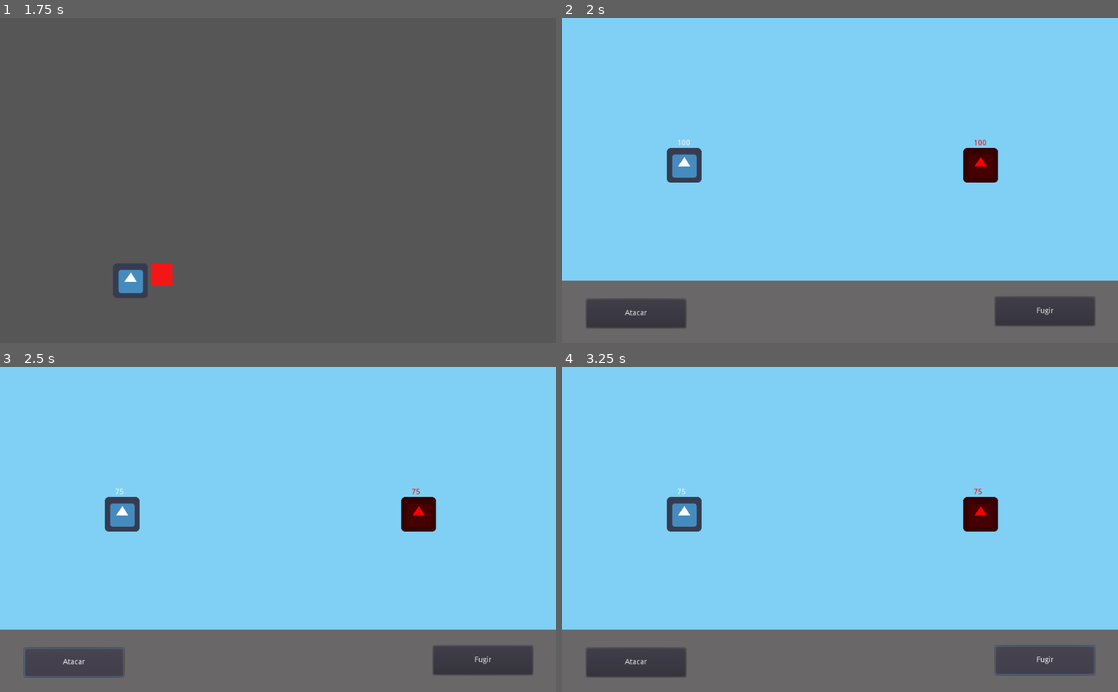
Above: before the commit, frames 1-4 (two rows, left to right).
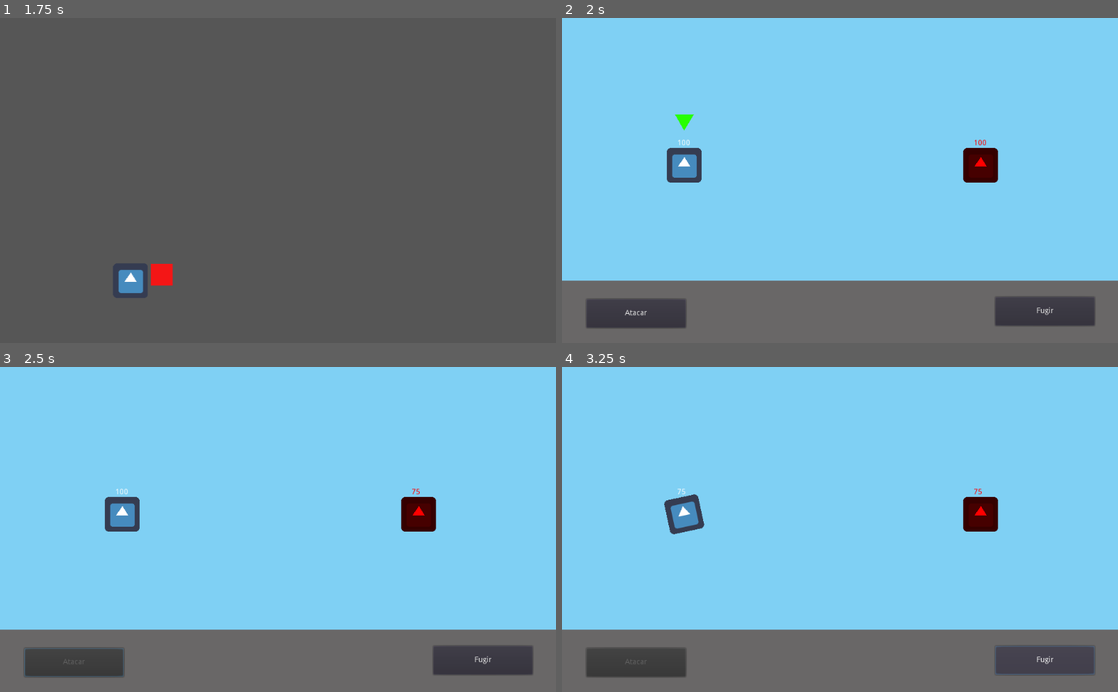
Above: after the commit, the same moments.

Repository: brunohlippert/MechaBots
Game: Godot game, scene res://Scenes/map/Home.tscn
The game is run twice, just before and just after one commit, with the same random seed, the same clock (stepped at 60 frames per second) and the same inputs. The engine's default icon, where the game draws it, is replaced by a stand-in: a white triangle on a blue panel in a dark square.
Inputs:
- Up to frame 1 (1.75 s): click "Iniciar" at 0.5 s; tap Enter at 1.25 s; hold Right (ui_right) from 1.28 s (still down)
- Up to frame 2 (2 s): keep holding Right (ui_right)
- Up to frame 3 (2.5 s): release Right (ui_right) at 2 s; click "Atacar" at 2 s
- Up to frame 4 (3.25 s): click "Fugir" at 2.75 s

Frame 1 is identical in both runs. In frame 2, less than 0.1% of the frame differs, in the area x 20-24%, y 29-35%; in frame 3, less than 0.1%; in frame 4, 0.2%, in the area x 11-26%, y 39-92%.

Commit message:
turns and arrow

Diff:
--- a/Scenes/characters/robots/Robot1.gd
+++ /dev/null
@@ -1,14 +0,0 @@
-extends KinematicBody2D
-
-
-export var life := 100
-export var damage := 25
-onready var tween := $DamageTween
-
-func _ready() -> void:
-	$Life.text = str(life)
-
-func getDamage(dam: int):
-
-	life -= dam
-	$Life.text = str(life)
--- /dev/null
+++ b/Scenes/characters/robots/RobotLogic.gd
@@ -0,0 +1,27 @@
+extends KinematicBody2D
+
+export var life := 100
+export var damage := 25
+var isGettingDamage := false
+var isMyTurn := false
+
+onready var animationPlayer := $AnimationPlayer
+onready var turnArrow := $TurnArrow
+
+func _ready() -> void:
+	turnArrow.visible = false
+	$Life.text = str(life)
+
+func setMyTurn(value: bool):
+	isMyTurn = value
+	turnArrow.visible = value
+
+func getDamage(dam: int):
+	isGettingDamage = true;
+	animationPlayer.play("damage")
+	life -= dam
+	$Life.text = str(life)
+
+func finishGettingDamage():
+	isGettingDamage = false
+	setMyTurn(true)
--- a/Scenes/characters/robots/Robot1.tscn
+++ b/Scenes/characters/robots/godot.tscn
@@ -1,7 +1,7 @@
 [gd_scene load_steps=6 format=2]
 
 [ext_resource path="res://icon.png" type="Texture" id=1]
-[ext_resource path="res://Scenes/characters/robots/Robot1.gd" type="Script" id=2]
+[ext_resource path="res://Scenes/characters/robots/RobotLogic.gd" type="Script" id=2]
 
 [sub_resource type="RectangleShape2D" id=1]
 extents = Vector2( 31, 31.5 )
@@ -9,7 +9,7 @@
 [sub_resource type="Animation" id=2]
 length = 0.001
 tracks/0/type = "value"
-tracks/0/path = NodePath("Icon:scale")
+tracks/0/path = NodePath("Icon:rotation_degrees")
 tracks/0/interp = 1
 tracks/0/loop_wrap = true
 tracks/0/imported = false
@@ -18,33 +18,36 @@
 "times": PoolRealArray( 0 ),
 "transitions": PoolRealArray( 1 ),
 "update": 0,
-"values": [ Vector2( 1, 1 ) ]
+"values": [ 0.0 ]
 }
 
 [sub_resource type="Animation" id=3]
 resource_name = "damage"
 tracks/0/type = "value"
-tracks/0/path = NodePath("Icon:scale")
+tracks/0/path = NodePath("Icon:rotation_degrees")
 tracks/0/interp = 1
 tracks/0/loop_wrap = true
 tracks/0/imported = false
 tracks/0/enabled = true
 tracks/0/keys = {
-"times": PoolRealArray( 0, 0.4, 1 ),
-"transitions": PoolRealArray( 1, 1, 1 ),
+"times": PoolRealArray( 0, 0.1, 0.2, 0.3, 0.4 ),
+"transitions": PoolRealArray( 1, 0.965936, 1, 1, 1 ),
 "update": 0,
-"values": [ Vector2( 1, 1 ), Vector2( 2, 2 ), Vector2( 1, 1 ) ]
+"values": [ 0.0, -25.0, 0.0, 25.0, 0.0 ]
 }
 tracks/1/type = "method"
-tracks/1/path = NodePath("Icon")
+tracks/1/path = NodePath(".")
 tracks/1/interp = 1
 tracks/1/loop_wrap = true
 tracks/1/imported = false
 tracks/1/enabled = true
 tracks/1/keys = {
-"times": PoolRealArray(  ),
-"transitions": PoolRealArray(  ),
-"values": [  ]
+"times": PoolRealArray( 1 ),
+"transitions": PoolRealArray( 1 ),
+"values": [ {
+"args": [  ],
+"method": "finishGettingDamage"
+} ]
 }
 
 [node name="Robot1" type="KinematicBody2D"]
@@ -54,6 +57,7 @@
 texture = ExtResource( 1 )
 
 [node name="CollisionShape2D" type="CollisionShape2D" parent="."]
+visible = false
 position = Vector2( 0, 0.5 )
 shape = SubResource( 1 )
 
@@ -63,8 +67,11 @@
 margin_right = 14.0
 margin_bottom = -34.0
 
-[node name="DamageTween" type="Tween" parent="."]
-
 [node name="AnimationPlayer" type="AnimationPlayer" parent="."]
 anims/RESET = SubResource( 2 )
 anims/damage = SubResource( 3 )
+
+[node name="TurnArrow" type="Polygon2D" parent="."]
+position = Vector2( 1, -25 )
+color = Color( 0.156863, 1, 0.0117647, 1 )
+polygon = PoolVector2Array( -18, -69, -1, -39, 17, -69 )
--- a/Scenes/map/Batalha.gd
+++ b/Scenes/map/Batalha.gd
@@ -1,23 +1,25 @@
 extends Node2D
 
-
-var isPlayerTurn := true
-
 func _ready() -> void:
-	pass # Replace with function body.
+	$Robot.setMyTurn(true)
 
 func _on_Attack_pressed() -> void:
 	$AtacksMenu/Attack.disabled = true;
 	$Enemy.getDamage($Robot.damage)
-	checkBattleEnded()
-	isPlayerTurn = not isPlayerTurn
+	$Robot.setMyTurn(false)
 
 func _process(delta: float) -> void:
-	if not isPlayerTurn:
+	# Depois de todas as animacoes de dano
+	if not $Enemy.isGettingDamage and not $Robot.isGettingDamage:
+		checkBattleEnded()
+
+	# Vez do inimigo
+	if $Enemy.isMyTurn and not $Enemy.isGettingDamage:
 		$Robot.getDamage($Enemy.damage)
-		isPlayerTurn = not isPlayerTurn
+		$Enemy.setMyTurn(false)
+
+	if $Robot.isMyTurn:
 		$AtacksMenu/Attack.disabled = false;
-
 
 func checkBattleEnded():
 	if($Enemy.life <= 0 || $Robot.life <= 0):
--- a/Scenes/map/Batalha.tscn
+++ b/Scenes/map/Batalha.tscn
@@ -1,6 +1,6 @@
 [gd_scene load_steps=3 format=2]
 
-[ext_resource path="res://Scenes/characters/robots/Robot1.tscn" type="PackedScene" id=1]
+[ext_resource path="res://Scenes/characters/robots/godot.tscn" type="PackedScene" id=1]
 [ext_resource path="res://Scenes/map/Batalha.gd" type="Script" id=2]
 
 [node name="Batalha" type="Node2D"]
